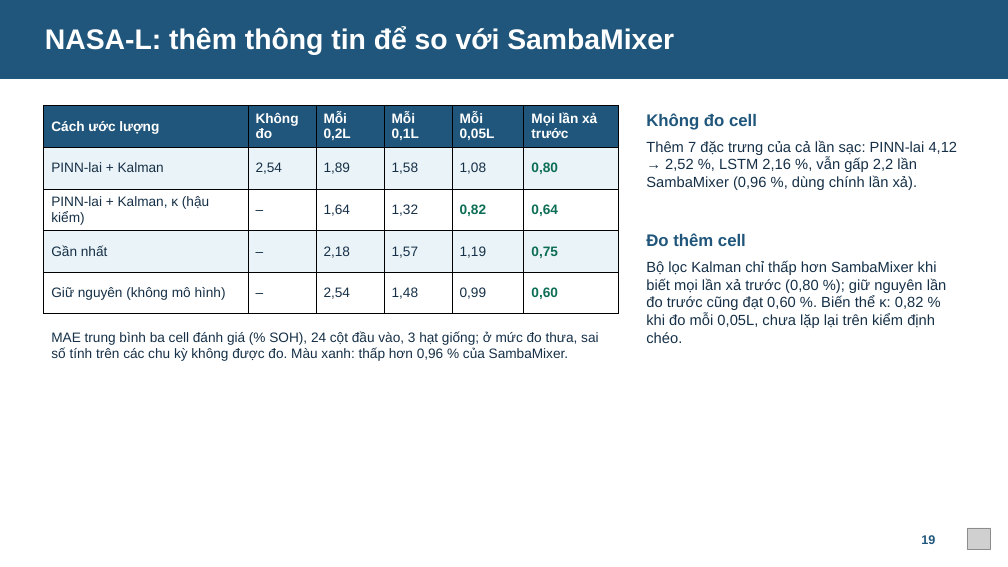
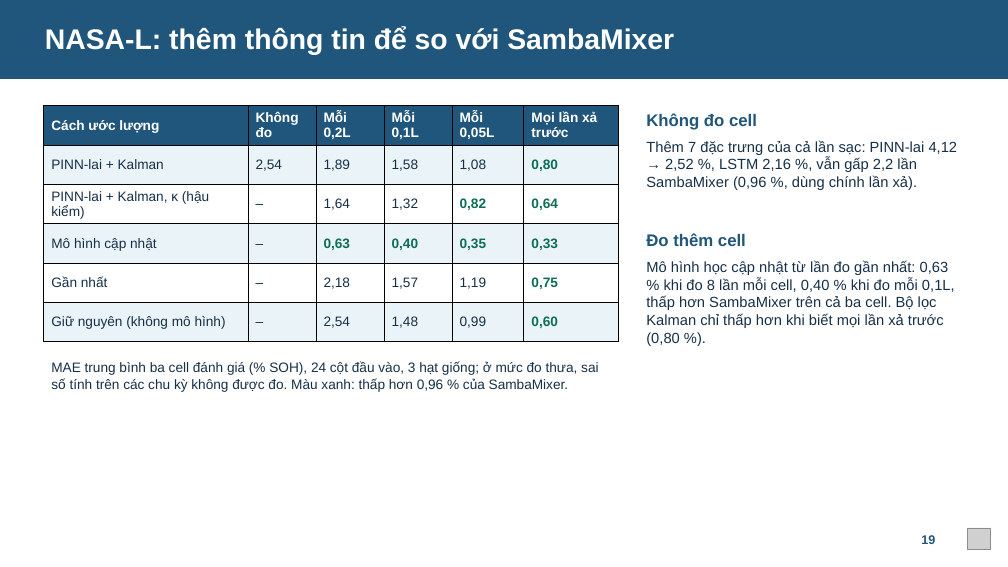
Before and after one commit to huynhquocthang1805/-n-cn, a slide deck: slide 19 of pinn-soh/slide/Thuyet_trinh_DACN_Nhom15.pptx. Drawn at 1008x567 pixels with LibreOffice and Linux fonts; fonts in the diff are those of the drawing; grey boxes stand for pictures. Boxes give left, top, right and bottom in pixels: in the first picture for what was removed or moved away, otherwise in the second. Text is boxed around its words. In the diff, an @@ line names an element or a change of style, - is before the commit and + after.

```diff
--- a/pinn-soh/slide/Thuyet_trinh_DACN_Nhom15.pptx
+++ b/pinn-soh/slide/Thuyet_trinh_DACN_Nhom15.pptx
@@ table at [44,106,619,342] @@
+row 4: Mô hình cập nhật | – | 0,63 | 0,40 | 0,35 | 0,33
@@ text at [646,260,955,346]: text changed @@
-Bộ lọc Kalman chỉ thấp hơn SambaMixer khi biết mọi lần xả trước (0,80 %); giữ nguyên lần đo trước cũng đạt 0,60 %. Biến thể κ: 0,82 % khi đo mỗi 0,05L, chưa lặp lại trên kiểm định chéo.
+Mô hình học cập nhật từ lần đo gần nhất: 0,63 % khi đo 8 lần mỗi cell, 0,40 % khi đo mỗi 0,1L, thấp hơn SambaMixer trên cả ba cell. Bộ lọc Kalman chỉ thấp hơn khi biết mọi lần xả trước (0,80 %).
@@ text "MAE trung bình ba cell ...": place and size @@
-text "MAE trung bình ba cell ..." at [51,331,598,361]
+text "MAE trung bình ba cell ..." at [51,361,598,392]
```
Also in this commit, not shown: 3 other slides changed, 9 other files.
